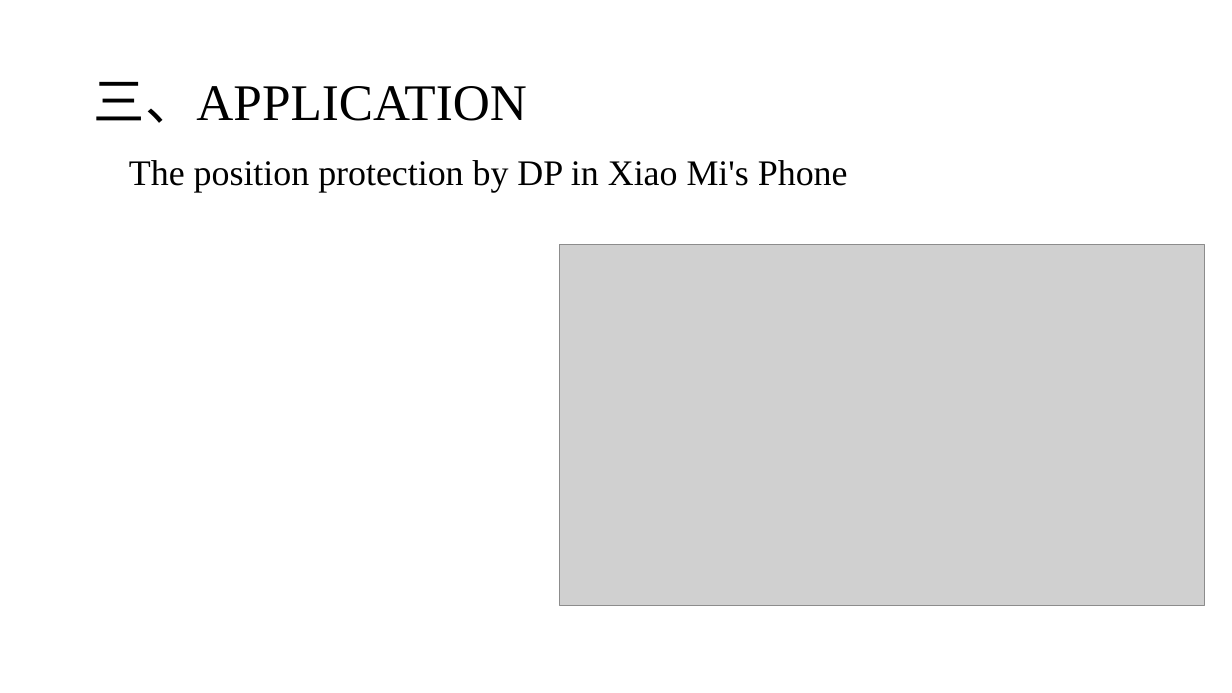
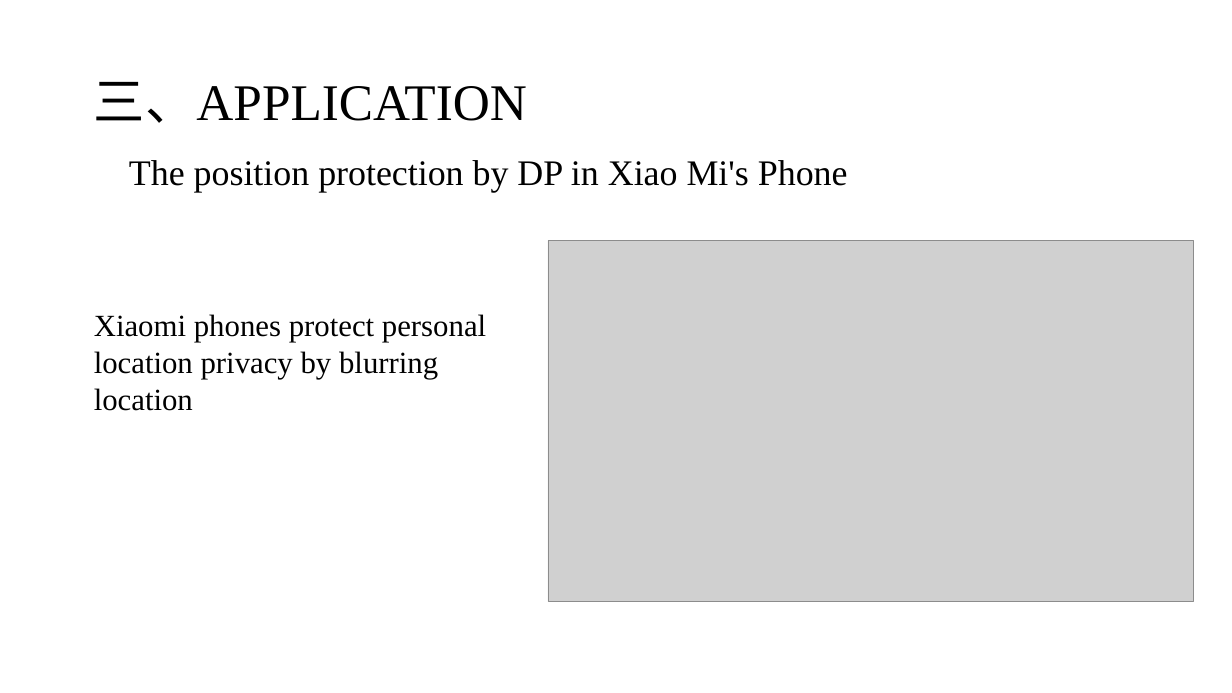
Before and after one commit to CharlesKinx/english-oral-test, a slide deck: slide 8 of 英语论文.pptx. Drawn at 1232x693 pixels with LibreOffice and Linux fonts; fonts in the diff are those of the drawing; grey boxes stand for pictures. Boxes give left, top, right and bottom in pixels: in the first picture for what was removed or moved away, otherwise in the second. Text is boxed around its words. In the diff, an @@ line names an element or a change of style, - is before the commit and + after.

```diff
--- a/英语论文.pptx
+++ b/英语论文.pptx
@@ picture: place and size @@
-picture at [559,245,1204,605]
+picture at [548,241,1193,602]
@@ text added at [94,314,486,411], 24 pt, text #000000 @@
+Xiaomi phones protect personal
+location privacy by blurring location
```
Also in this commit, not shown: 2 other slides changed, 1 other file.
